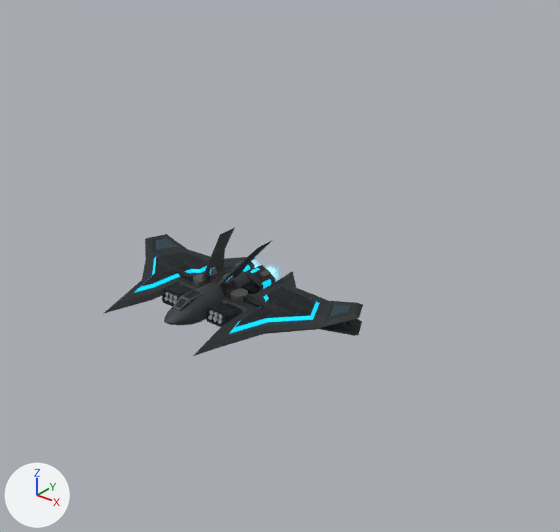
The glTF model gfx/ship3d/Scintillation/scintillation.gltf: old version first, new version second.
Rendered twice from a 50 mm lens placed at (14.32, -15.34, 10.94), pointed at (1.37, 0.84, 0.9). Every picture has the same lights, and +X, +Y and +Z are marked at lower left. Where no turn or scale is listed for an object, it has been applied to the vertices.

In view in the first picture: 'base_glow'.
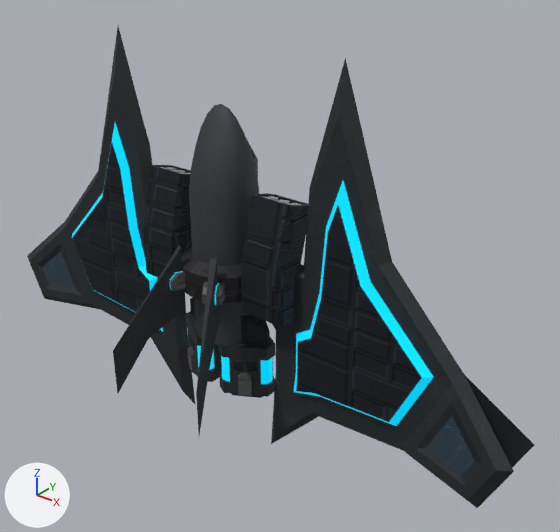
The edits, one by one:
Picture 'bomber05_emission' (img_bomber05_emission) is new.
Material 'base' (mat_base) is new.
Uses the picture img_bomber05_diffuse.
Uses the picture img_bomber05_emission.
Uses the picture img_bomber05_normal.
Mesh me_base_1 is new.
It has 1616 vertices, 3012 faces and spans x -9.6..9.6, y -3.2..3.2, z -5.0..7.4.
It uses material mat_base.
Object 'base_glow' (ob_base_glow) now shows me_base_1 instead of me_base_001.

Location of each change, [x1, y1, x2, y2] in pixels of the pictures (560 x 532 px):
'base_glow', reshaped (95% wider, 274% taller): before [103, 228, 363, 356]; after [27, 26, 534, 508]
